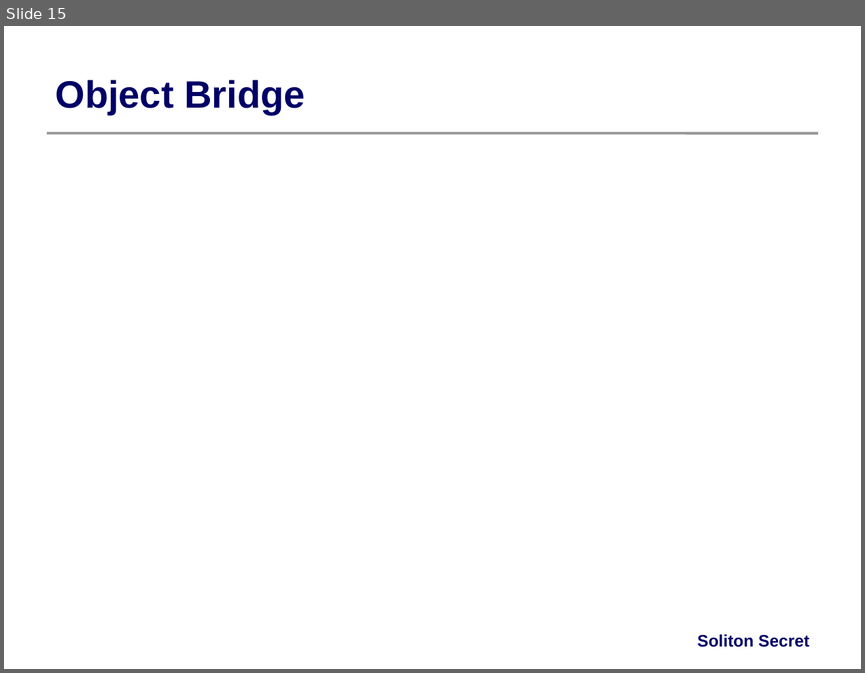
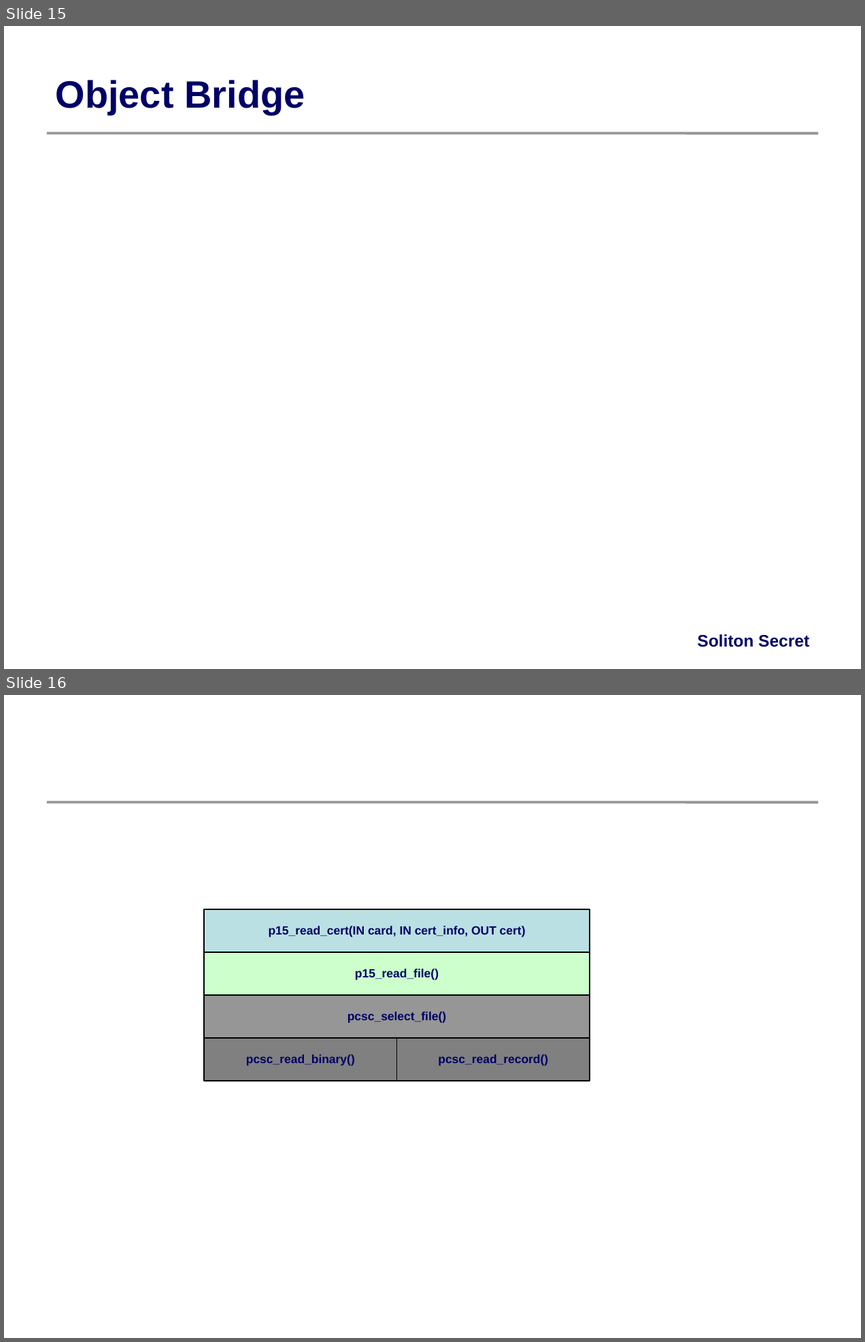
Before and after one commit to trietptm/zealdoc, a slide deck: rabox/netsvc-arch.ppt. Shown one above the other, each under a label of ours: slide 15 before the commit, slides 15 and 16 after it. The pictures are 865x673 and 865x1342 pixels, drawn with LibreOffice and Linux fonts; fonts in the diff are those of the drawing; background and template pictures are left out. Boxes give left, top, right and bottom in pixels: in the first picture for what was removed or moved away, otherwise in the second. Text is boxed around its words. In the diff, an @@ line names an element or a change of style, - is before the commit and + after.

```diff
--- a/rabox/netsvc-arch.ppt
+++ b/rabox/netsvc-arch.ppt
@@ slide 16 added at (4,695,861,1338), background #FFFFFF; not listed: 1 template element that a slide beside it also shows @@
@@ rectangle added at (204,909,589,952), fill #BBE0E3, outline #000000 0.74 pt, 10 pt, text #000066, bold @@
+p15_read_cert(IN card, IN cert_info, OUT cert)
@@ rectangle added at (204,952,589,995), fill #CCFFCC, outline #000000 0.74 pt, 10 pt, text #000066, bold @@
+p15_read_file()
@@ rectangle added at (204,995,589,1038), fill #969696, outline #000000 0.74 pt, 10 pt, text #000066, bold @@
+pcsc_select_file()
@@ rectangle added at (204,1038,396,1081), fill #808080, outline #000000 0.74 pt, 10 pt, text #000066, bold @@
+pcsc_read_binary()
@@ rectangle added at (396,1038,589,1081), fill #808080, outline #000000 0.74 pt, 10 pt, text #000066, bold @@
+pcsc_read_record()
```
Also in this commit, not shown: 1 other file.
